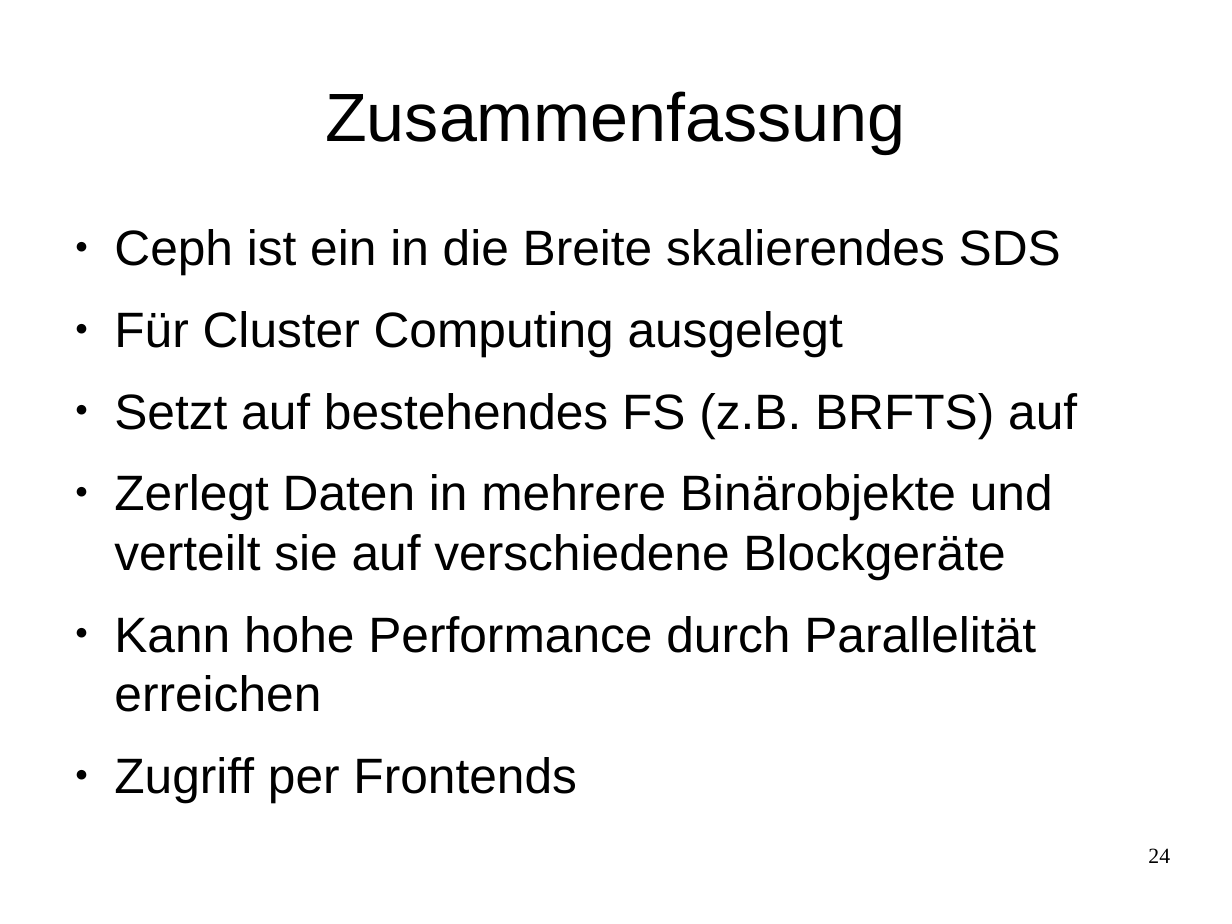
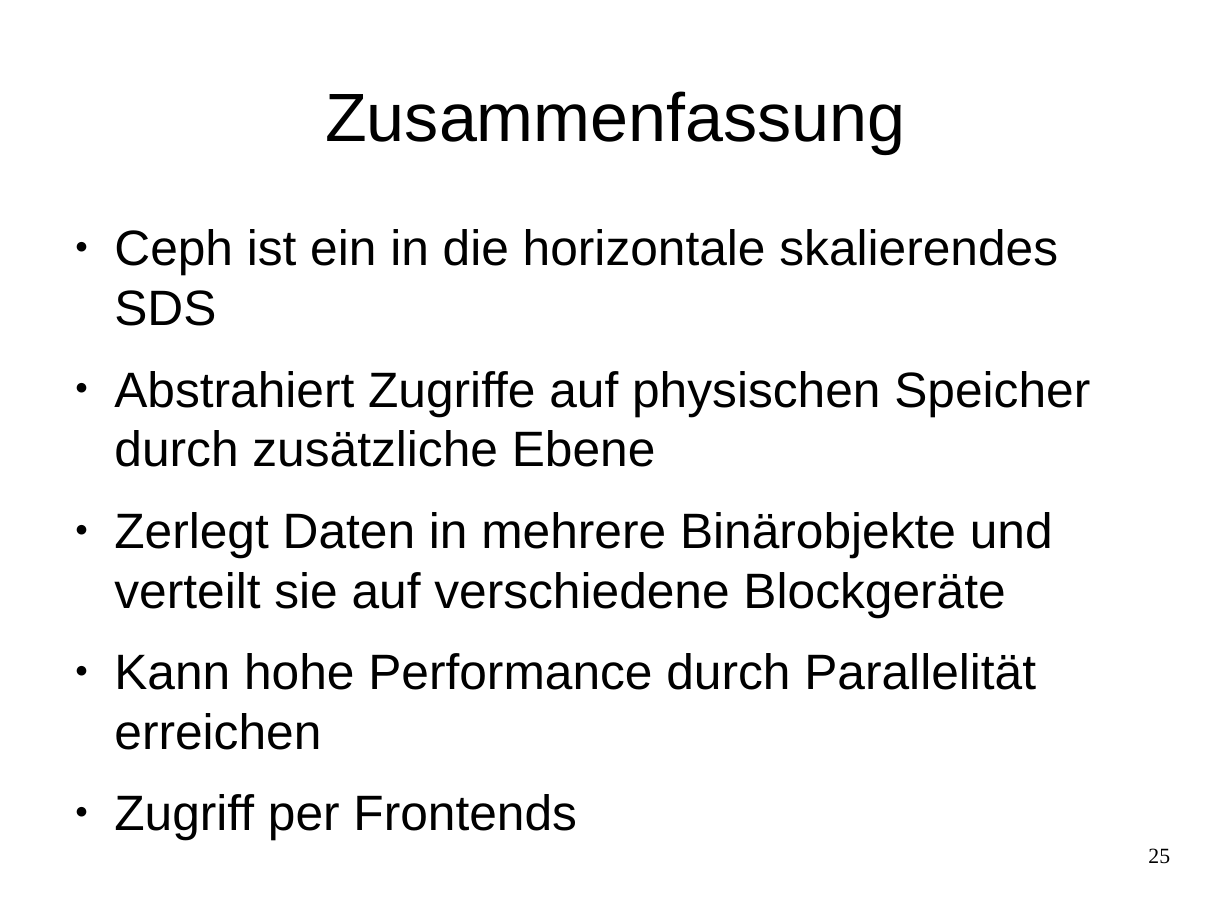
Before and after one commit to celentanos/inora, a slide deck: slide 25 of inora_vortrag_M.odp (slide 24 before the commit). Drawn at 1232x924 pixels with LibreOffice and Linux fonts; fonts in the diff are those of the drawing. Boxes give left, top, right and bottom in pixels: in the first picture for what was removed or moved away, otherwise in the second. Text is boxed around its words. In the diff, an @@ line names an element or a change of style, - is before the commit and + after.

```diff
--- a/inora_vortrag_M.odp
+++ b/inora_vortrag_M.odp
@@ text at [114, 229, 1090, 467]: text changed @@
-● Ceph ist ein in die Breite skalierendes SDS
-● Für Cluster Computing ausgelegt
-● Setzt auf bestehendes FS (z.B. BRFTS) auf
+● Ceph ist ein in die horizontale skalierendes SDS
+● Abstrahiert Zugriffe auf physischen Speicher durch zusätzliche Ebene
@@ page number at [1148, 848, 1170, 864]: text changed @@
-24
+25
```
Also in this commit, not shown: 12 other slides changed, 1 slide added, 1 slide removed.
